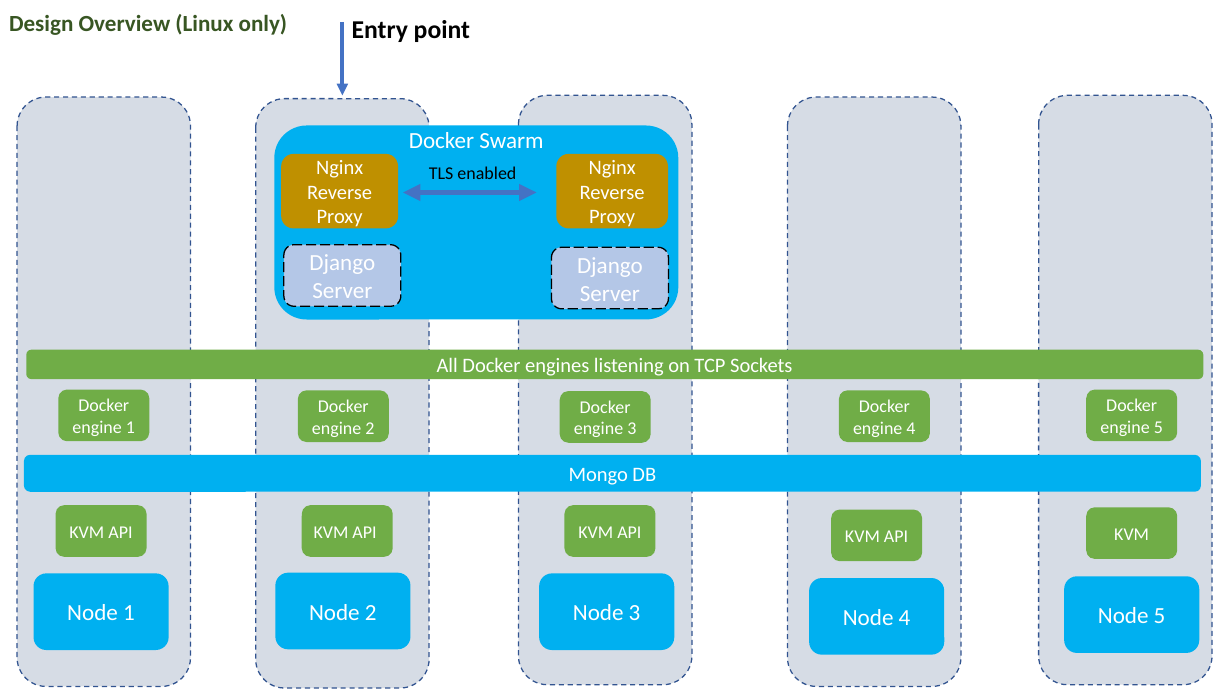
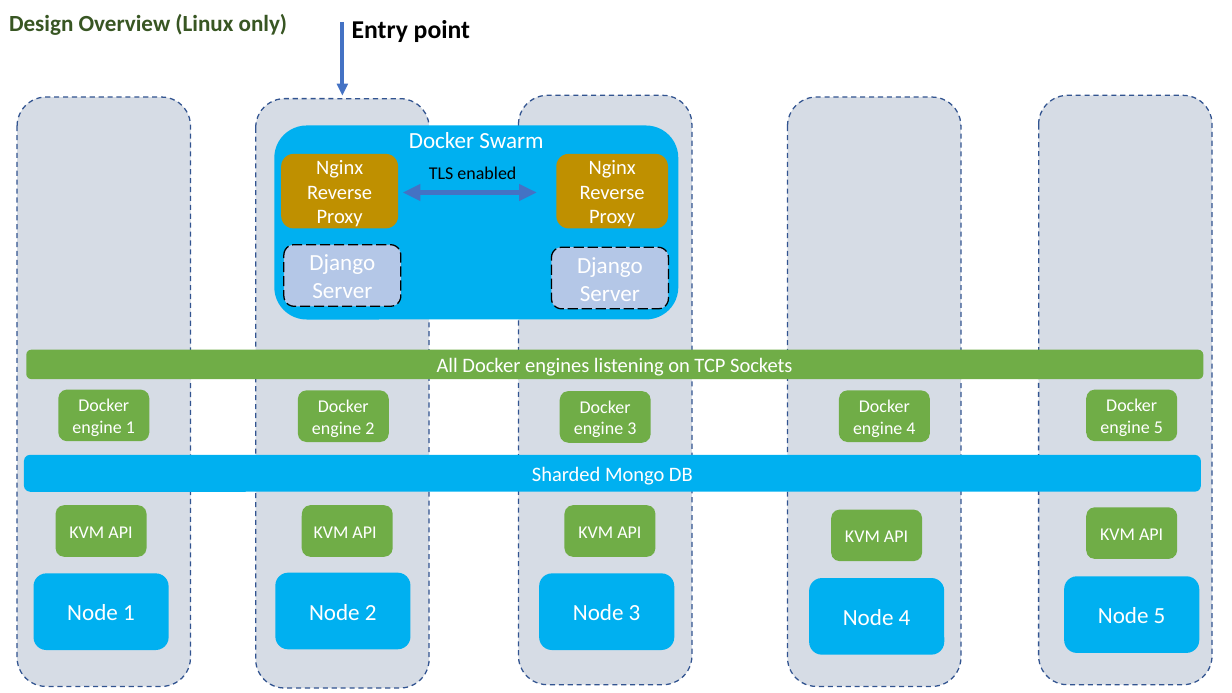
Before and after one commit to VaradBelwalkar/Scalable-Platform-as-a-Service, a slide deck: slide 4 of reference.pptx. Drawn at 1232x693 pixels with LibreOffice and Linux fonts; fonts in the diff are those of the drawing; background and template pictures are left out. Boxes give left, top, right and bottom in pixels: in the first picture for what was removed or moved away, otherwise in the second. Text is boxed around its words. In the diff, an @@ line names an element or a change of style, - is before the commit and + after.

```diff
--- a/reference.pptx
+++ b/reference.pptx
@@ text in rounded rectangle at <box>532,466,693,485</box>: text changed @@
-Mongo DB
+Sharded Mongo DB
@@ text in rounded rectangle at <box>1100,528,1163,540</box>: text changed @@
-KVM
+KVM API
```
Also in this commit, not shown: 1 other slide changed.
